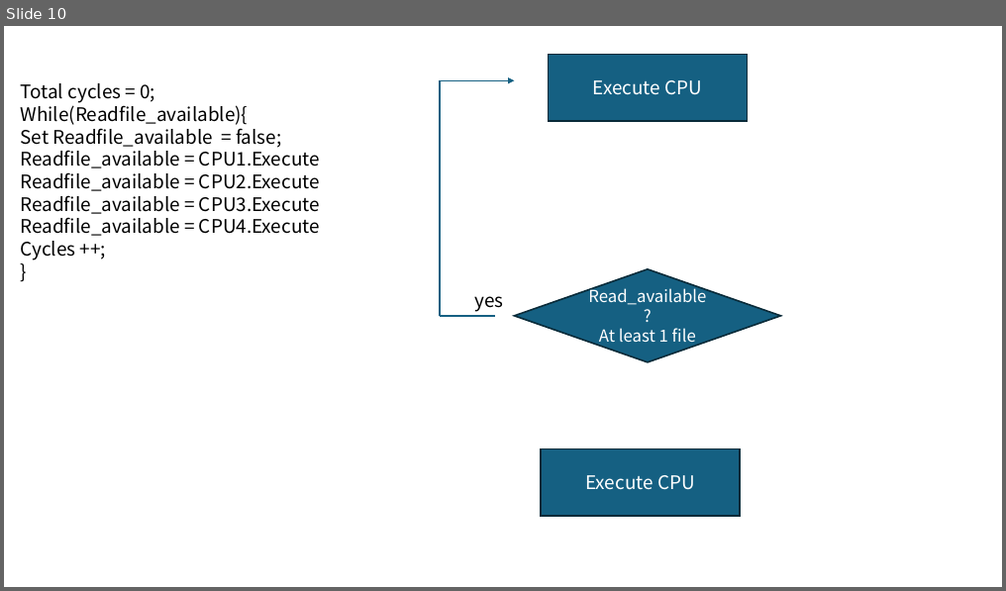
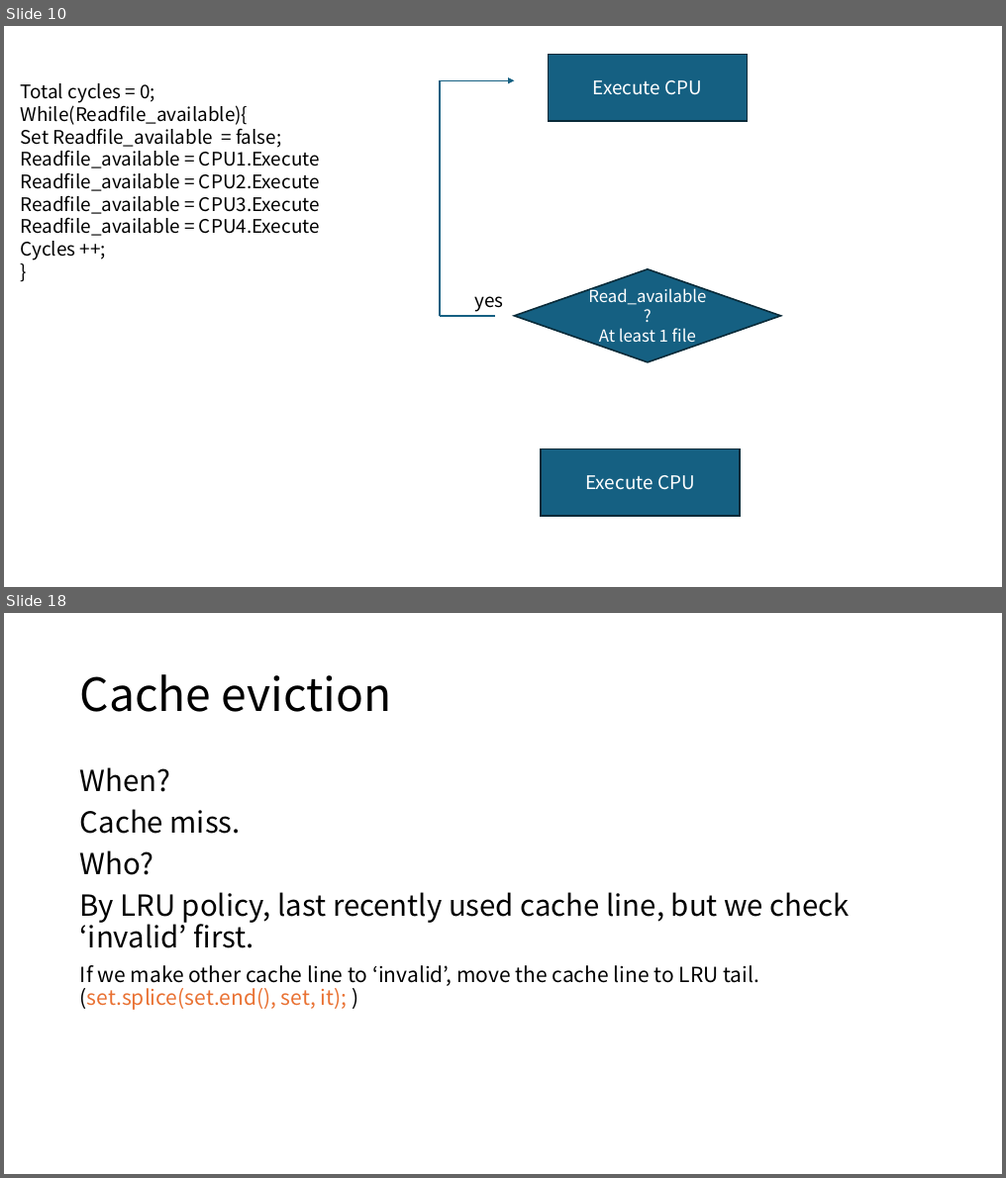
Before and after one commit to GillchLee/CS4223, a slide deck: assignment2/Assignment2.pptx. Shown one above the other, each under a label of ours: slide 10 before the commit, slides 10 and 18 after it; the slides between them are not shown. The pictures are 1006x591 and 1006x1178 pixels, drawn with LibreOffice and Linux fonts; fonts in the diff are those of the drawing. Boxes give left, top, right and bottom in pixels: in the first picture for what was removed or moved away, otherwise in the second. Text is boxed around its words. In the diff, an @@ line names an element or a change of style, - is before the commit and + after.

```diff
--- a/assignment2/Assignment2.pptx
+++ b/assignment2/Assignment2.pptx
@@ slide 18 added at (4, 613, 1002, 1174), background #FFFFFF @@
@@ title added at (80, 674, 392, 712), 44 pt, text #000000 @@
+Cache eviction
@@ text added at (80, 767, 849, 1010), 20 pt, text #000000 @@
+When?
+Cache miss.
+Who?
+By LRU policy, last recently used cache line, but we check ‘invalid’ first.
+If we make other cache line to ‘invalid’, move the cache line to LRU tail.(set.splice(set.end(), set, it); )
```
Also in this commit, not shown: 1 slide changed, 8 other slides added, 1 other file.
